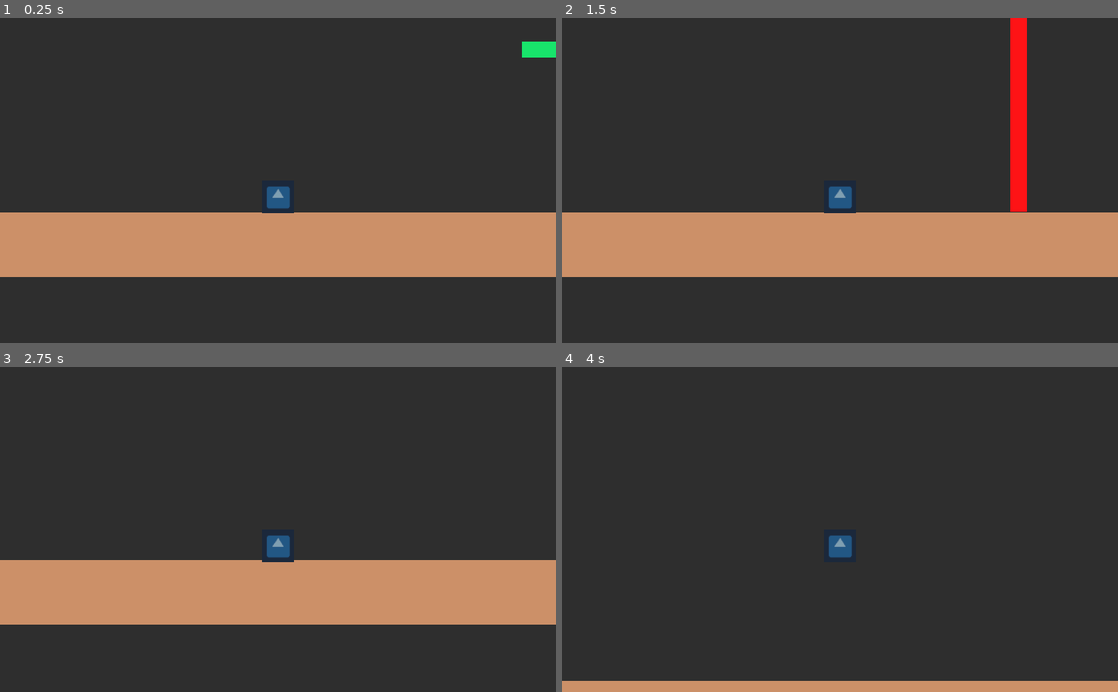
Above: before the commit, frames 1-4 (two rows, left to right).
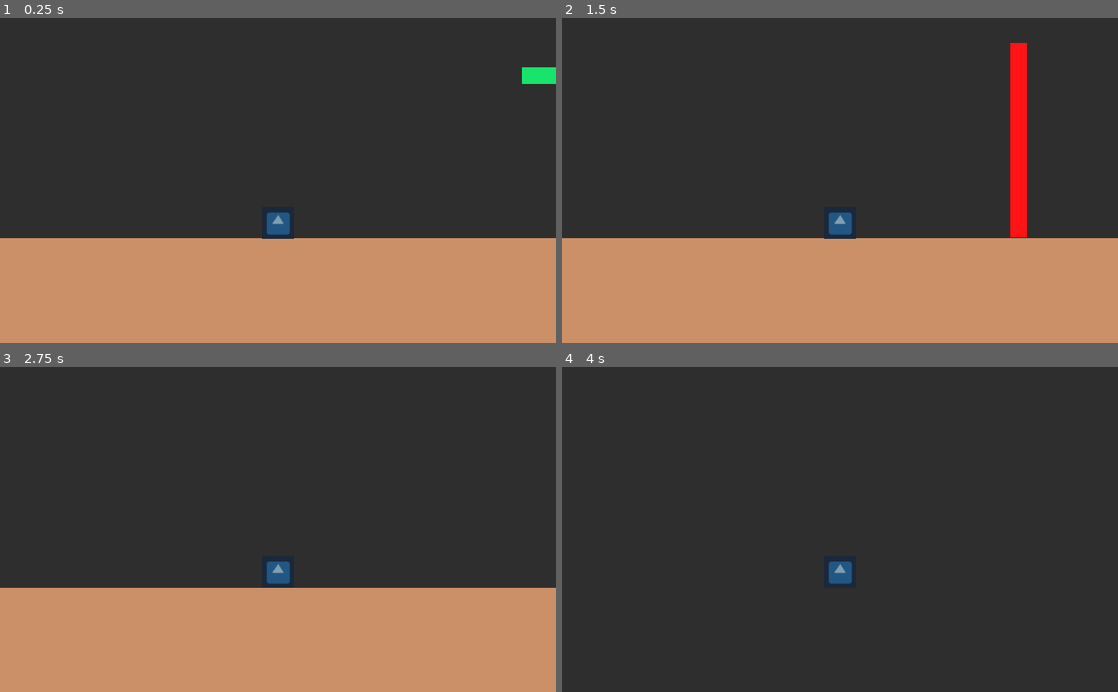
Above: after the commit, the same moments.

Repository: tessman322/Reiya
Game: Godot game, scene res://Level 1/level 1.tscn
Two runs of this game, one before a commit and one after it. Both use one fixed random seed, a clock stepped at 60 frames per second and the inputs below. The engine's default icon, where the game draws it, is replaced by a stand-in: a white triangle on a blue panel in a dark square.
Inputs:
- Up to frame 1 (0.25 s): no input
- Up to frame 2 (1.5 s): tap Enter at 0.5 s; hold D (move_right) 0.53-1.28 s; hold W (move_in) 0.53-1.28 s; tap Space (jump) at 0.77 s; hold A (move_left) from 1.28 s (still down); tap S (move_out) at 1.35 s
- Up to frame 3 (2.75 s): tap Space (jump) at 1.52, 2 s; release A (move_left) at 2.03 s; hold D (move_right) from 2.03 s (still down); hold W (move_in) from 2.03 s (still down)
- Up to frame 4 (4 s): release W (move_in) at 2.78 s; tap S (move_out) at 2.85 s; tap Space (jump) at 3.02, 3.77 s; release D (move_right) at 3.53 s; hold A (move_left) from 3.53 s (still down); hold W (move_in) from 3.53 s (still down)

The runs differ from the first frame. In frame 1, 29% of the frame differs, in the area x 0-100%, y 7-100%; in frame 2, 29%; in frame 3, 30%, in the area x 0-100%, y 51-100%; in frame 4, 4.0%.

Commit message:
Add files via upload

Diff:
--- a/Level 1/level 1.tscn
+++ b/Level 1/level 1.tscn
@@ -48,11 +48,11 @@
 [node name="Meshes" type="CSGCombiner" parent="."]
 
 [node name="Surface" type="CSGBox" parent="Meshes"]
-transform = Transform( 50, 0, 0, 0, 15, 0, 0, 0, 32.428, -9.01175, 8.87739, -32.0858 )
+transform = Transform( 50, 0, 0, 0, 15, 0, 0, 0, 32.428, -9.01175, 4.95556, -32.0858 )
 material = SubResource( 1 )
 
 [node name="Floor" type="CSGBox" parent="Meshes"]
-transform = Transform( 50, 0, 0, 0, 2, 0, 0, 0, 34.9727, 0, 0, 0 )
+transform = Transform( 50, 0, 0, 0, 5, 0, 0, 0, 34.973, 0, -3, 0 )
 operation = 2
 material = ExtResource( 2 )
 
@@ -72,7 +72,7 @@
 material = SubResource( 4 )
 
 [node name="Floor" type="StaticBody" parent="."]
-transform = Transform( 50, 0, 0, 0, 2, 0, 0, 0, 34.9727, 0, 0, 0 )
+transform = Transform( 50, 0, 0, 0, 5, 0, 0, 0, 34.973, 0, -3, 0 )
 
 [node name="CollisionShape" type="CollisionShape" parent="Floor"]
 shape = SubResource( 5 )
@@ -133,7 +133,7 @@
 transform = Transform( 1, 0, 0, 0, 1, 0, 0, 0, 0.190753, -9.01175, 4.95556, 0.437573 )
 
 [node name="Camera" type="Camera" parent="Player"]
-transform = Transform( 1, 0, 0, 0, 1, 0, 0, 0, 5.24238, 0, 1, 88.7888 )
+transform = Transform( 1, 0, 0, 0, 1, 0, 0, 0, 5.24238, 0, 2.60395, 88.7888 )
 projection = 1
 size = 20.0
 near = 0.01
--- /dev/null
+++ b/TitleScreen/TitleScreen.gd
@@ -0,0 +1,21 @@
+extends Control
+
+
+# Declare member variables here. Examples:
+# var a = 2
+# var b = "text"
+
+
+# Called when the node enters the scene tree for the first time.
+func _ready():
+	for button in $menu/CenterRow/buttons.get_children():
+		button.connect("pressed",self,"_on_Button_Pressed",[button.scene_to_load])
+
+func _on_Button_Pressed(scene_to_load):
+	if scene_to_load != "exit":
+		get_tree().change_scene(scene_to_load)
+	else:
+		get_tree().quit()
+# Called every frame. 'delta' is the elapsed time since the previous frame.
+#func _process(delta):
+#	pass
--- /dev/null
+++ b/TitleScreen/TitleScreen.tscn
@@ -0,0 +1,77 @@
+[gd_scene load_steps=8 format=2]
+
+[ext_resource path="res://bg.png" type="Texture" id=1]
+[ext_resource path="res://fonts/Montserrat-ExtraBold.ttf" type="DynamicFontData" id=2]
+[ext_resource path="res://TitleScreen/buttons/Continue.tscn" type="PackedScene" id=3]
+[ext_resource path="res://TitleScreen/buttons/Exit.tscn" type="PackedScene" id=4]
+[ext_resource path="res://TitleScreen/buttons/NewGame.tscn" type="PackedScene" id=5]
+[ext_resource path="res://TitleScreen/TitleScreen.gd" type="Script" id=6]
+
+[sub_resource type="DynamicFont" id=1]
+size = 120
+font_data = ExtResource( 2 )
+
+[node name="TitleScreen" type="Control"]
+anchor_right = 1.0
+anchor_bottom = 1.0
+script = ExtResource( 6 )
+__meta__ = {
+"_edit_horizontal_guides_": [ -298.852 ],
+"_edit_use_anchors_": false
+}
+
+[node name="bg" type="TextureRect" parent="."]
+margin_top = -0.59465
+texture = ExtResource( 1 )
+__meta__ = {
+"_edit_use_anchors_": false
+}
+
+[node name="menu" type="VBoxContainer" parent="."]
+margin_left = 946.983
+margin_top = 331.973
+margin_right = 1265.98
+margin_bottom = 674.973
+size_flags_horizontal = 3
+size_flags_vertical = 3
+__meta__ = {
+"_edit_use_anchors_": false
+}
+
+[node name="CenterRow" type="HBoxContainer" parent="menu"]
+margin_right = 318.0
+margin_bottom = 343.0
+size_flags_vertical = 3
+
+[node name="buttons" type="VBoxContainer" parent="menu/CenterRow"]
+margin_right = 318.0
+margin_bottom = 343.0
+size_flags_horizontal = 3
+size_flags_vertical = 3
+
+[node name="NewGame" parent="menu/CenterRow/buttons" instance=ExtResource( 5 )]
+scene_to_load = "res://Level 1/level 1.tscn"
+
+[node name="Continue" parent="menu/CenterRow/buttons" instance=ExtResource( 3 )]
+margin_top = 115.0
+margin_bottom = 178.0
+scene_to_load = "res://Level 1/level 1.tscn"
+
+[node name="Exit" parent="menu/CenterRow/buttons" instance=ExtResource( 4 )]
+margin_top = 230.0
+margin_bottom = 292.0
+scene_to_load = "exit"
+
+[node name="Label" type="Label" parent="."]
+margin_left = 50.5254
+margin_top = 223.112
+margin_right = 405.525
+margin_bottom = 358.112
+custom_fonts/font = SubResource( 1 )
+custom_colors/font_color_shadow = Color( 0.180392, 0.807843, 0.631373, 1 )
+custom_constants/shadow_offset_x = 5
+custom_constants/shadow_offset_y = 5
+text = "REIYA"
+__meta__ = {
+"_edit_use_anchors_": false
+}
--- /dev/null
+++ b/TitleScreen/buttons/Continue.gd
@@ -0,0 +1,16 @@
+extends Button
+
+export(String) var scene_to_load
+# Declare member variables here. Examples:
+# var a = 2
+# var b = "text"
+
+
+# Called when the node enters the scene tree for the first time.
+func _ready():
+	pass # Replace with function body.
+
+
+# Called every frame. 'delta' is the elapsed time since the previous frame.
+#func _process(delta):
+#	pass
--- /dev/null
+++ b/TitleScreen/buttons/Continue.tscn
@@ -0,0 +1,35 @@
+[gd_scene load_steps=5 format=2]
+
+[ext_resource path="res://fonts/Montserrat-ExtraBold.ttf" type="DynamicFontData" id=1]
+[ext_resource path="res://TitleScreen/buttons/Continue.gd" type="Script" id=2]
+
+[sub_resource type="StyleBoxEmpty" id=2]
+
+[sub_resource type="DynamicFont" id=1]
+size = 40
+font_data = ExtResource( 1 )
+
+[node name="NewGame" type="Button"]
+margin_right = 249.0
+margin_bottom = 63.0
+rect_min_size = Vector2( 249, 63 )
+size_flags_horizontal = 2
+size_flags_vertical = 2
+custom_styles/normal = SubResource( 2 )
+script = ExtResource( 2 )
+__meta__ = {
+"_edit_use_anchors_": false
+}
+
+[node name="Label" type="Label" parent="."]
+anchor_right = 1.0
+anchor_bottom = 1.0
+custom_fonts/font = SubResource( 1 )
+custom_colors/font_color = Color( 1, 1, 1, 1 )
+custom_colors/font_color_shadow = Color( 0.956863, 0.427451, 0, 1 )
+custom_constants/shadow_offset_x = 5
+custom_constants/shadow_offset_y = 5
+text = "CONTINUE"
+__meta__ = {
+"_edit_use_anchors_": false
+}
--- /dev/null
+++ b/TitleScreen/buttons/Exit.gd
@@ -0,0 +1,16 @@
+extends Button
+
+
+# Declare member variables here. Examples:
+# var a = 2
+# var b = "text"
+
+export(String) var scene_to_load
+# Called when the node enters the scene tree for the first time.
+func _ready():
+	pass # Replace with function body.
+
+
+# Called every frame. 'delta' is the elapsed time since the previous frame.
+#func _process(delta):
+#	pass
--- /dev/null
+++ b/TitleScreen/buttons/Exit.tscn
@@ -0,0 +1,35 @@
+[gd_scene load_steps=5 format=2]
+
+[ext_resource path="res://fonts/Montserrat-ExtraBold.ttf" type="DynamicFontData" id=1]
+[ext_resource path="res://TitleScreen/buttons/Exit.gd" type="Script" id=2]
+
+[sub_resource type="StyleBoxEmpty" id=2]
+
+[sub_resource type="DynamicFont" id=1]
+size = 40
+font_data = ExtResource( 1 )
+
+[node name="NewGame" type="Button"]
+margin_right = 118.0
+margin_bottom = 62.0
+rect_min_size = Vector2( 118, 62 )
+size_flags_horizontal = 2
+size_flags_vertical = 2
+custom_styles/normal = SubResource( 2 )
+script = ExtResource( 2 )
+__meta__ = {
+"_edit_use_anchors_": false
+}
+
+[node name="Label" type="Label" parent="."]
+anchor_right = 1.0
+anchor_bottom = 1.0
+custom_fonts/font = SubResource( 1 )
+custom_colors/font_color = Color( 1, 1, 1, 1 )
+custom_colors/font_color_shadow = Color( 0.956863, 0.427451, 0, 1 )
+custom_constants/shadow_offset_x = 5
+custom_constants/shadow_offset_y = 5
+text = "EXIT"
+__meta__ = {
+"_edit_use_anchors_": false
+}
--- /dev/null
+++ b/TitleScreen/buttons/NewGame.gd
@@ -0,0 +1,16 @@
+extends Button
+export(String) var scene_to_load
+
+# Declare member variables here. Examples:
+# var a = 2
+# var b = "text"
+
+
+# Called when the node enters the scene tree for the first time.
+func _ready():
+	pass # Replace with function body.
+
+
+# Called every frame. 'delta' is the elapsed time since the previous frame.
+#func _process(delta):
+#	pass
--- /dev/null
+++ b/TitleScreen/buttons/NewGame.tscn
@@ -0,0 +1,36 @@
+[gd_scene load_steps=5 format=2]
+
+[ext_resource path="res://fonts/Montserrat-ExtraBold.ttf" type="DynamicFontData" id=1]
+[ext_resource path="res://TitleScreen/buttons/NewGame.gd" type="Script" id=2]
+
+[sub_resource type="StyleBoxTexture" id=2]
+
+[sub_resource type="DynamicFont" id=1]
+size = 40
+font_data = ExtResource( 1 )
+
+[node name="NewGame" type="Button"]
+light_mask = 0
+margin_right = 272.0
+margin_bottom = 68.0
+rect_min_size = Vector2( 272, 68 )
+size_flags_horizontal = 2
+size_flags_vertical = 2
+custom_styles/normal = SubResource( 2 )
+script = ExtResource( 2 )
+__meta__ = {
+"_edit_use_anchors_": false
+}
+
+[node name="Label" type="Label" parent="."]
+anchor_right = 1.0
+anchor_bottom = 1.0
+custom_fonts/font = SubResource( 1 )
+custom_colors/font_color = Color( 1, 1, 1, 1 )
+custom_colors/font_color_shadow = Color( 0.956863, 0.427451, 0, 1 )
+custom_constants/shadow_offset_x = 5
+custom_constants/shadow_offset_y = 5
+text = "NEW GAME"
+__meta__ = {
+"_edit_use_anchors_": false
+}
Binary file added: bg.png
Not shown, added: bg.png.import
Binary file added: fonts/Montserrat-ExtraBold.ttf
